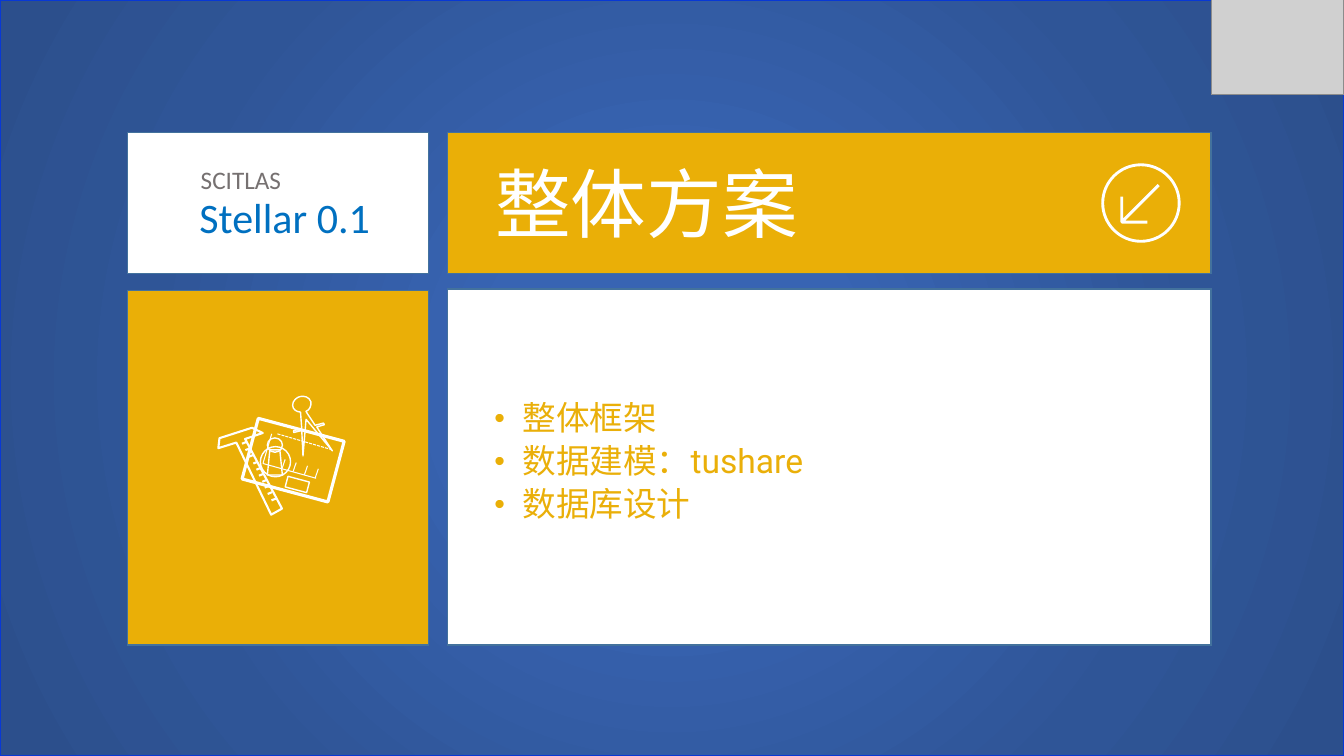
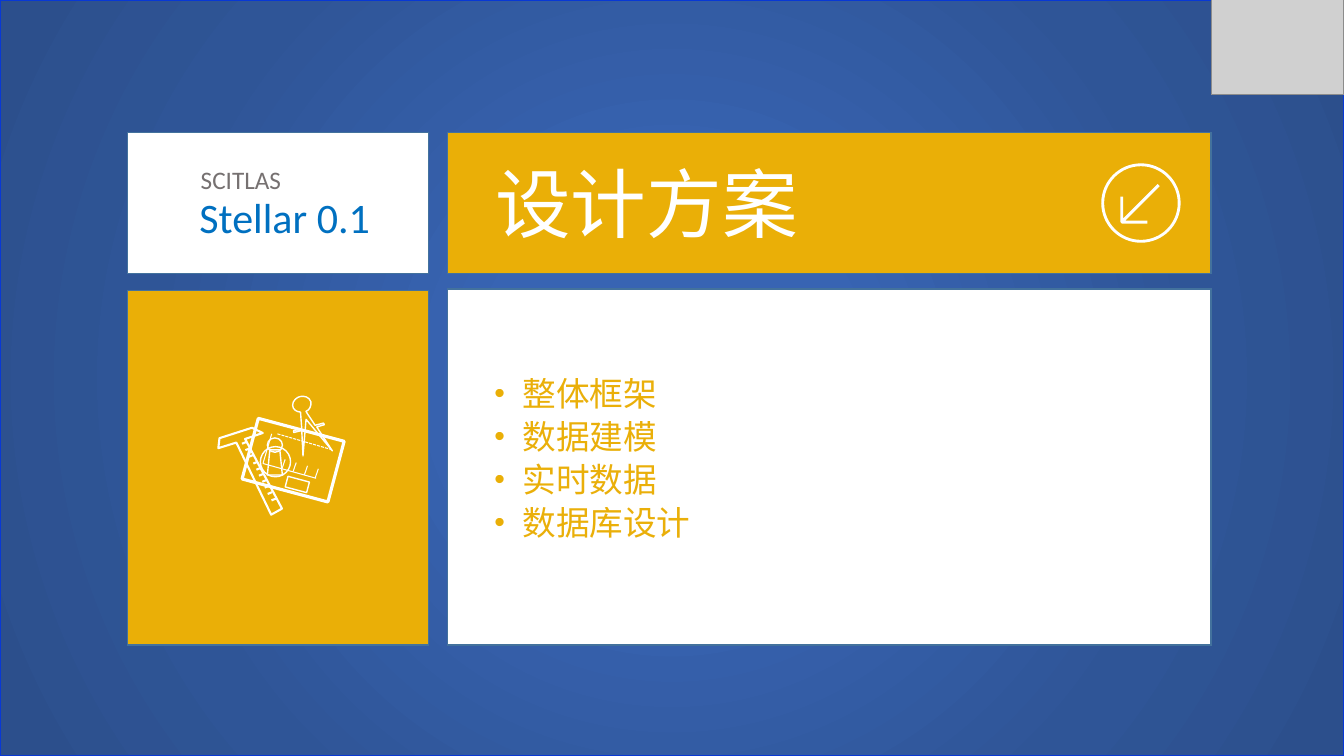
Before and after one commit to SCITLAS/Stellar, a slide deck: slide 8 of Stellar_0.1/documents/design.pptx. Drawn at 1344x756 pixels with LibreOffice and Linux fonts; fonts in the diff are those of the drawing; grey boxes stand for pictures. Boxes give left, top, right and bottom in pixels: in the first picture for what was removed or moved away, otherwise in the second. Text is boxed around its words. In the diff, an @@ line names an element or a change of style, - is before the commit and + after.

```diff
--- a/Stellar_0.1/documents/design.pptx
+++ b/Stellar_0.1/documents/design.pptx
@@ text at <box>495,168,797,238</box>: text changed @@
-整体方案
+设计方案
@@ text "整体框架": place and size @@
-text "整体框架" at <box>523,402,803,519</box>
+text "整体框架" at <box>523,378,691,538</box>
@@ text at <box>523,421,657,495</box>: text changed @@
-• 数据建模：tushare
+• 数据建模
+• 实时数据
```
Also in this commit, not shown: 4 other slides changed, 1 slide added.
